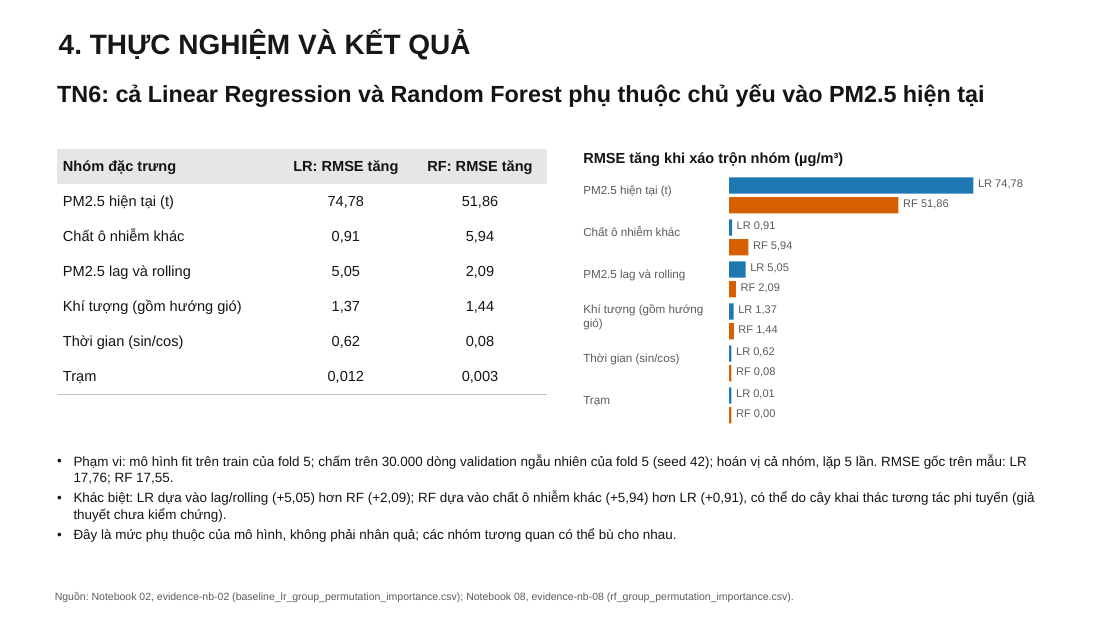
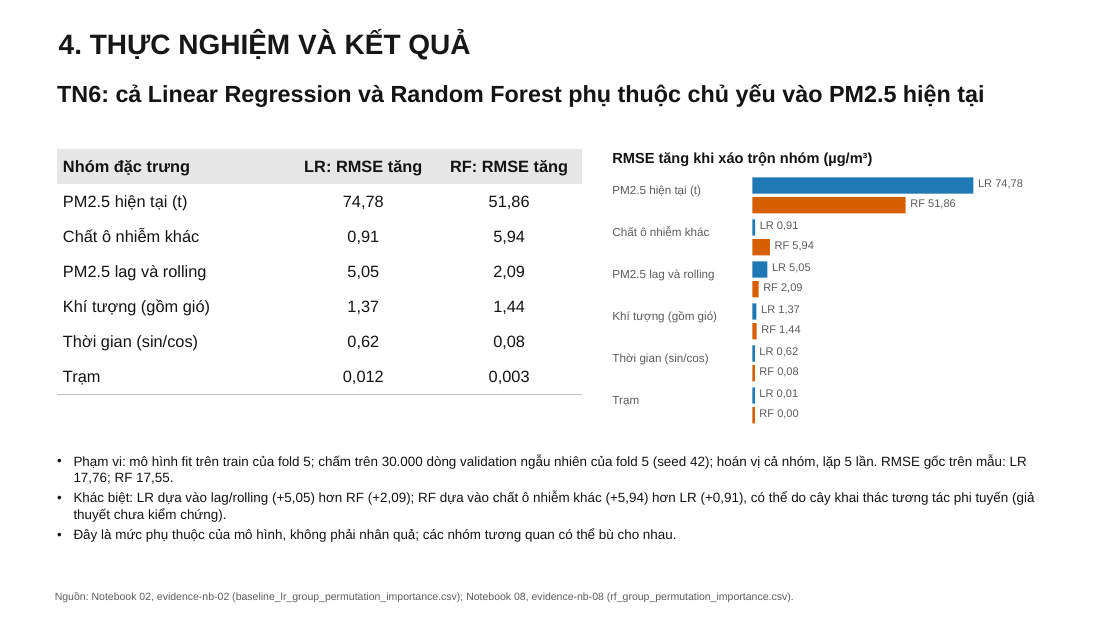
Before and after one commit to bjruly/sgu_finalproject_machinelearning_2026-2027, a slide deck: slide 19 of docs/Nhom10__Slide.pptx. Drawn at 1120x630 pixels with LibreOffice and Linux fonts; fonts in the diff are those of the drawing. Boxes give left, top, right and bottom in pixels: in the first picture for what was removed or moved away, otherwise in the second. Text is boxed around its words. In the diff, an @@ line names an element or a change of style, - is before the commit and + after.

Commit message:
Revise the slides: readable tables, softer overfitting claims, team shares
Bảng ở slide chính dùng chữ 14 pt (phụ lục 13-14 pt) sau khi rút gọn nội
dung; sửa lời bình overfitting và bootstrap theo rà soát; slide phân công
có tỷ lệ đóng góp; sửa tham chiếu Hình 9 và đơn vị R².

```diff
--- a/docs/Nhom10__Slide.pptx
+++ b/docs/Nhom10__Slide.pptx
@@ table at <box>57,150,583,395</box> @@
-row 5, column 1: Khí tượng (gồm hướng gió)
+row 5, column 1: Khí tượng (gồm gió)
@@ size 12.5 to 14 pt @@
@@ table: place and size @@
-table at <box>57,150,548,395</box>
+table at <box>57,150,583,395</box>
@@ text "RMSE tăng khi xáo trộn ...": place and size @@
-text "RMSE tăng khi xáo trộn ..." at <box>583,152,843,166</box>
+text "RMSE tăng khi xáo trộn ..." at <box>612,152,873,166</box>
@@ rectangle: place and size @@
-rectangle at <box>729,177,974,193</box>
+rectangle at <box>753,177,974,193</box>
@@ text "PM2.5 hiện tại (t)": place and size @@
-text "PM2.5 hiện tại (t)" at <box>583,185,672,197</box>
+text "PM2.5 hiện tại (t)" at <box>612,185,701,197</box>
@@ rectangle: place and size @@
-rectangle at <box>729,197,899,213</box>
+rectangle at <box>753,197,906,213</box>
@@ text "RF 51,86": place and size @@
-text "RF 51,86" at <box>903,199,949,209</box>
+text "RF 51,86" at <box>910,199,956,209</box>
@@ text "Chất ô nhiễm khác": place and size @@
-text "Chất ô nhiễm khác" at <box>583,227,681,236</box>
+text "Chất ô nhiễm khác" at <box>612,227,710,236</box>
@@ text "PM2.5 lag và rolling": place and size @@
-text "PM2.5 lag và rolling" at <box>583,269,685,281</box>
+text "PM2.5 lag và rolling" at <box>612,269,715,281</box>
@@ 10 rectangles, 6 texts: place and size @@
-10 rectangles, 6 texts at <box>729,219,780,423</box>
+10 rectangles, 6 texts at <box>753,219,803,423</box>
@@ text at <box>612,311,717,323</box>: text changed @@
-Khí tượng (gồm hướng gió)
+Khí tượng (gồm gió)
@@ 4 texts: place and size @@
-4 texts at <box>738,241,793,335</box>
+4 texts at <box>761,241,814,335</box>
@@ text "Thời gian (sin/cos)": place and size @@
-text "Thời gian (sin/cos)" at <box>583,353,680,365</box>
+text "Thời gian (sin/cos)" at <box>612,353,709,365</box>
@@ text "Trạm": place and size @@
-text "Trạm" at <box>583,396,610,406</box>
+text "Trạm" at <box>612,396,639,406</box>
```
Also in this commit, not shown: 18 other slides changed.
